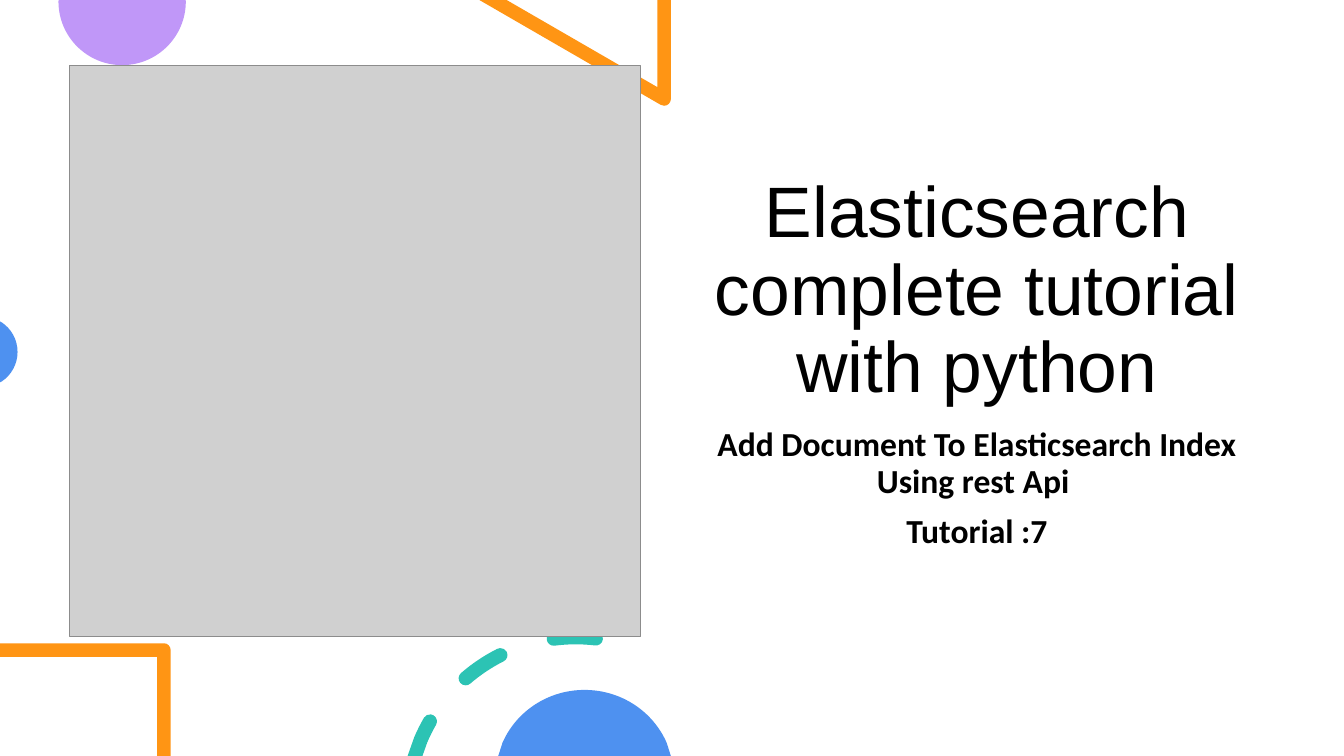
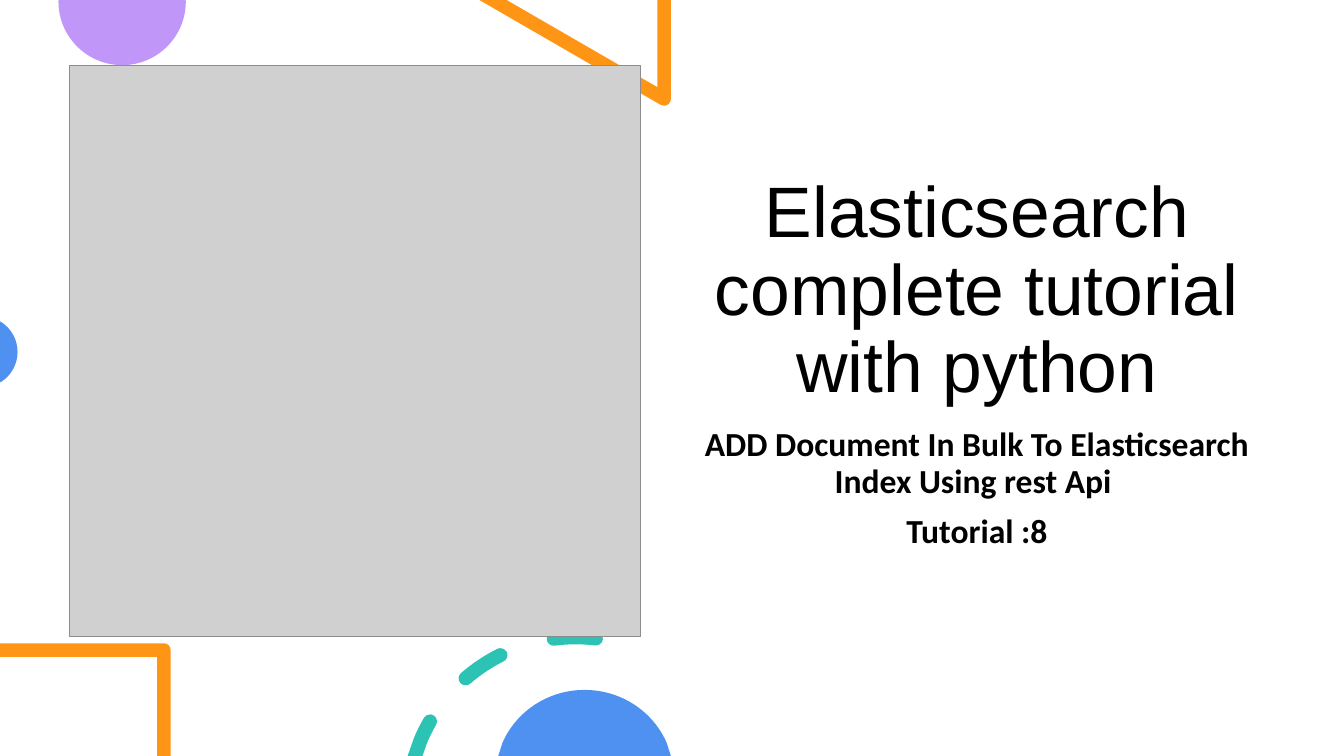
Before and after one commit to ronidas39/elkpython, a slide deck: slide 1 of Tutorial8/tutorial8.pptx. Drawn at 1344x756 pixels with LibreOffice and Linux fonts; fonts in the diff are those of the drawing; grey boxes stand for pictures. Boxes give left, top, right and bottom in pixels: in the first picture for what was removed or moved away, otherwise in the second. Text is boxed around its words. In the diff, an @@ line names an element or a change of style, - is before the commit and + after.

Commit message:
tutorial9

```diff
--- a/Tutorial8/tutorial8.pptx
+++ b/Tutorial8/tutorial8.pptx
@@ subtitle at box(705, 432, 1248, 544): text changed @@
-Add Document To Elasticsearch Index Using rest Api
-Tutorial :7
+ADD Document In Bulk To Elasticsearch Index Using rest Api
+Tutorial :8
```
Also in this commit, not shown: 1 slide added, 1 slide removed, 4 other files.
